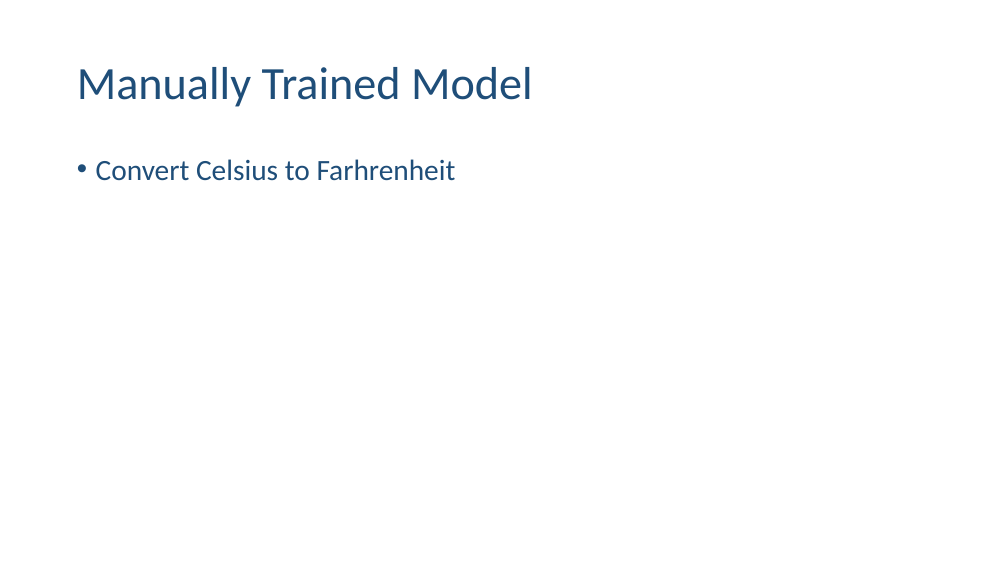
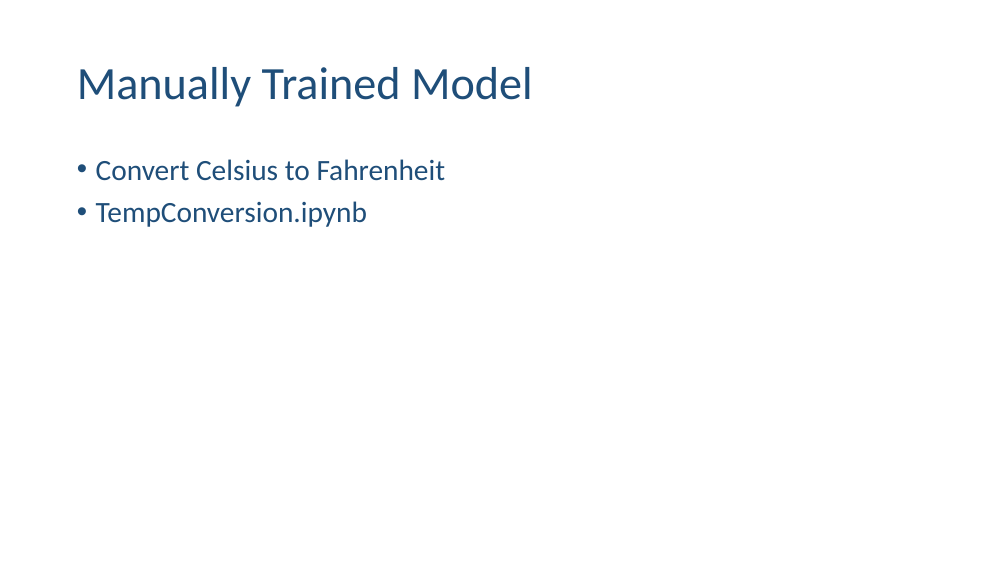
Before and after one commit to ehennis/Blog, a slide deck: slide 8 of AzureML/NebraskaCode.pptx. Drawn at 1008x567 pixels with LibreOffice and Linux fonts; fonts in the diff are those of the drawing. Boxes give left, top, right and bottom in pixels: in the first picture for what was removed or moved away, otherwise in the second. Text is boxed around its words. In the diff, an @@ line names an element or a change of style, - is before the commit and + after.

```diff
--- a/AzureML/NebraskaCode.pptx
+++ b/AzureML/NebraskaCode.pptx
@@ text at (96,159,446,227): text changed @@
-• Convert Celsius to Farhrenheit
+• Convert Celsius to Fahrenheit
+• TempConversion.ipynb
```
Also in this commit, not shown: 4 other slides changed, 7 slides added, 5 other files.
